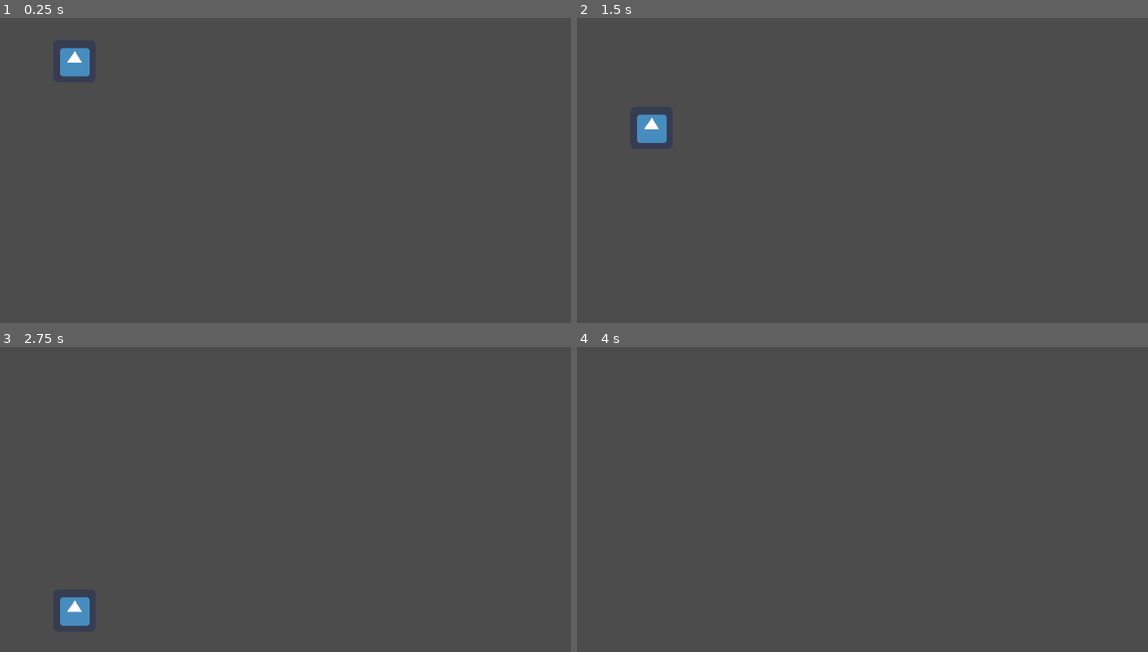
Above: before the commit, frames 1-4 (two rows, left to right).
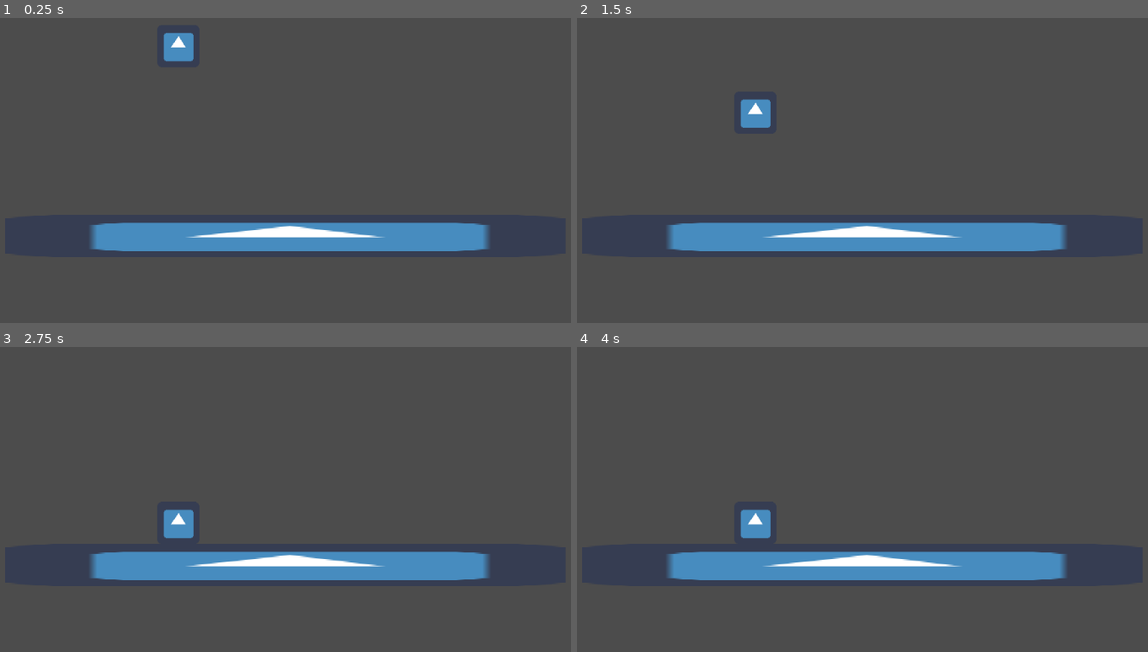
Above: after the commit, the same moments.

Repository: noantiq/Tutorial-Project
Game: Godot game, scene res://Level1.tscn
Two runs of this game, one before a commit and one after it. Both use one fixed random seed, a clock stepped at 60 frames per second and the inputs below. The project has no main scene, so this scene is started directly. The engine's default icon, where the game draws it, is replaced by a stand-in: a white triangle on a blue panel in a dark square.
Inputs:
- Up to frame 1 (0.25 s): no input
- Up to frame 2 (1.5 s): no input
- Up to frame 3 (2.75 s): no input
- Up to frame 4 (4 s): tap Enter at 3.5 s

The runs differ from the first frame. In frame 1, 7.5% of the frame differs, in the area x 10-86%, y 4-77%; in frame 2, 7.5%; in frame 3, 7.5%; in frame 4, 7.0%.

Commit message:
add floor as static body

Diff:
--- a/Level1.tscn
+++ b/Level1.tscn
@@ -1,14 +1,17 @@
-[gd_scene load_steps=3 format=2]
+[gd_scene load_steps=4 format=2]
 
 [ext_resource path="res://icon.png" type="Texture" id=1]
 
 [sub_resource type="RectangleShape2D" id=1]
 extents = Vector2( 32, 32 )
 
+[sub_resource type="RectangleShape2D" id=2]
+extents = Vector2( 424, 32 )
+
 [node name="Level1" type="Node2D"]
 
 [node name="Block1" type="RigidBody2D" parent="."]
-position = Vector2( 164, 200 )
+position = Vector2( 321, 177 )
 __meta__ = {
 "_edit_group_": true
 }
@@ -18,3 +21,16 @@
 
 [node name="CollisionShape2D" type="CollisionShape2D" parent="Block1"]
 shape = SubResource( 1 )
+
+[node name="Floor" type="StaticBody2D" parent="."]
+position = Vector2( 483, 468 )
+__meta__ = {
+"_edit_group_": true
+}
+
+[node name="Sprite" type="Sprite" parent="Floor"]
+scale = Vector2( 13.25, 1 )
+texture = ExtResource( 1 )
+
+[node name="CollisionShape2D" type="CollisionShape2D" parent="Floor"]
+shape = SubResource( 2 )
